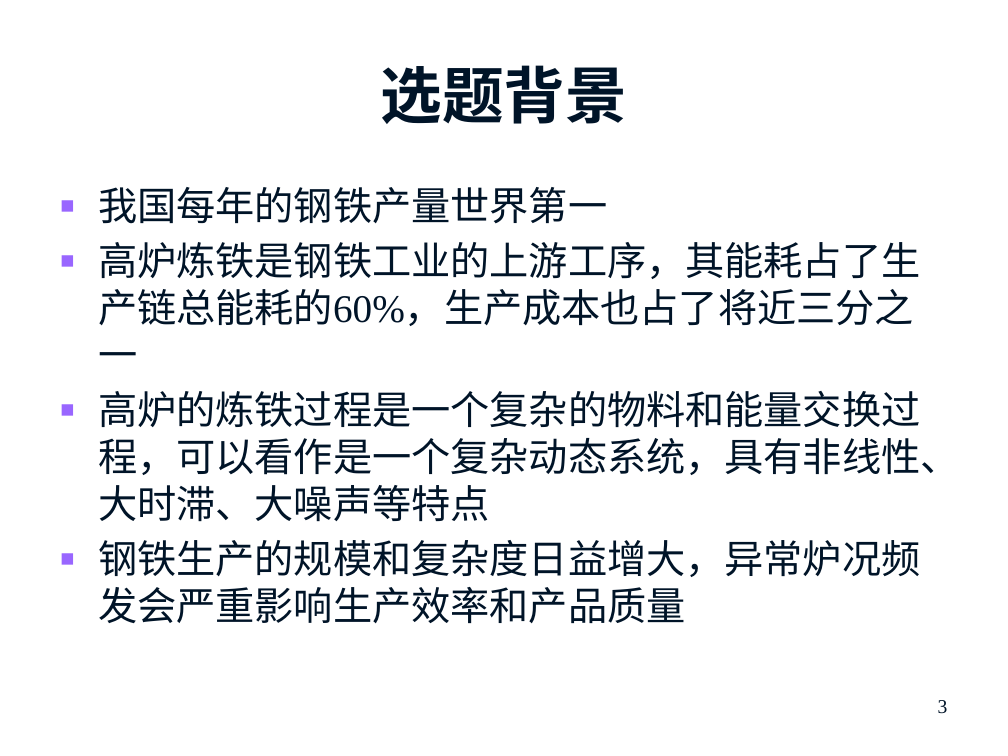
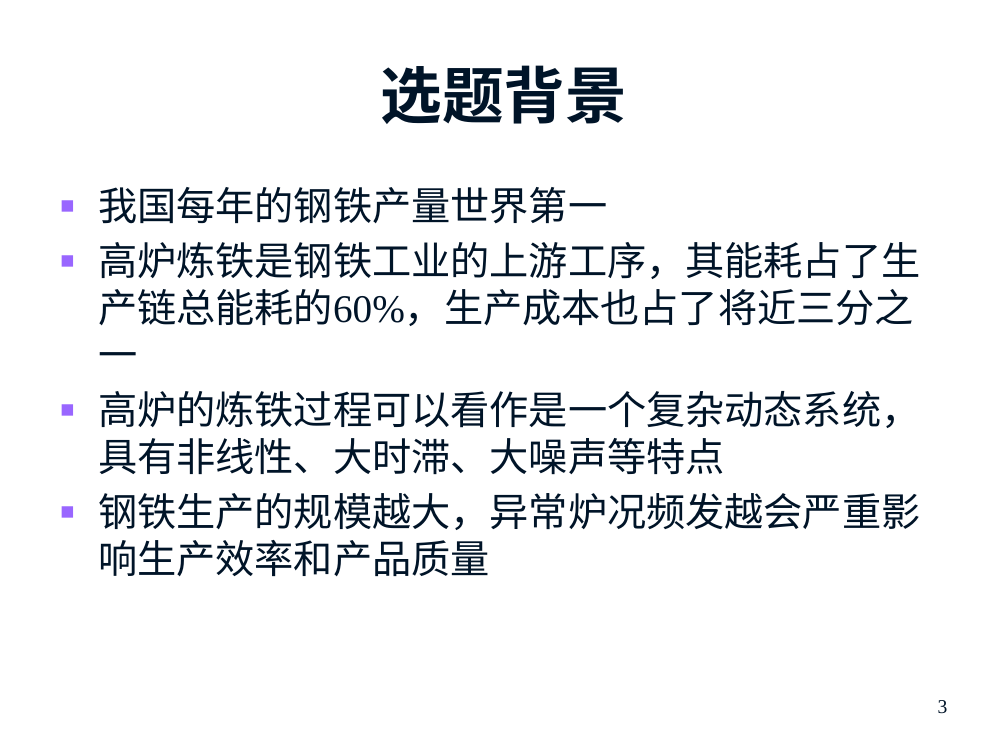
Before and after one commit to prm10/paper, a slide deck: slide 3 of 开题/硕士开题报告_庞人铭.pptx. Drawn at 1008x756 pixels with LibreOffice and Linux fonts; fonts in the diff are those of the drawing; background and template pictures are left out. Boxes give left, top, right and bottom in pixels: in the first picture for what was removed or moved away, otherwise in the second. Text is boxed around its words. In the diff, an @@ line names an element or a change of style, - is before the commit and + after.

```diff
--- a/开题/硕士开题报告_庞人铭.pptx
+++ b/开题/硕士开题报告_庞人铭.pptx
@@ text at (98, 391, 920, 576): text changed @@
-■ 高炉的炼铁过程是一个复杂的物料和能量交换过程，可以看作是一个复杂动态系统，具有非线性、大时滞、大噪声等特点
-■ 钢铁生产的规模和复杂度日益增大，异常炉况频发会严重影响生产效率和产品质量
+■ 高炉的炼铁过程可以看作是一个复杂动态系统，具有非线性、大时滞、大噪声等特点
+■ 钢铁生产的规模越大，异常炉况频发越会严重影响生产效率和产品质量
```
Also in this commit, not shown: 2 other slides changed, 2 other files.
